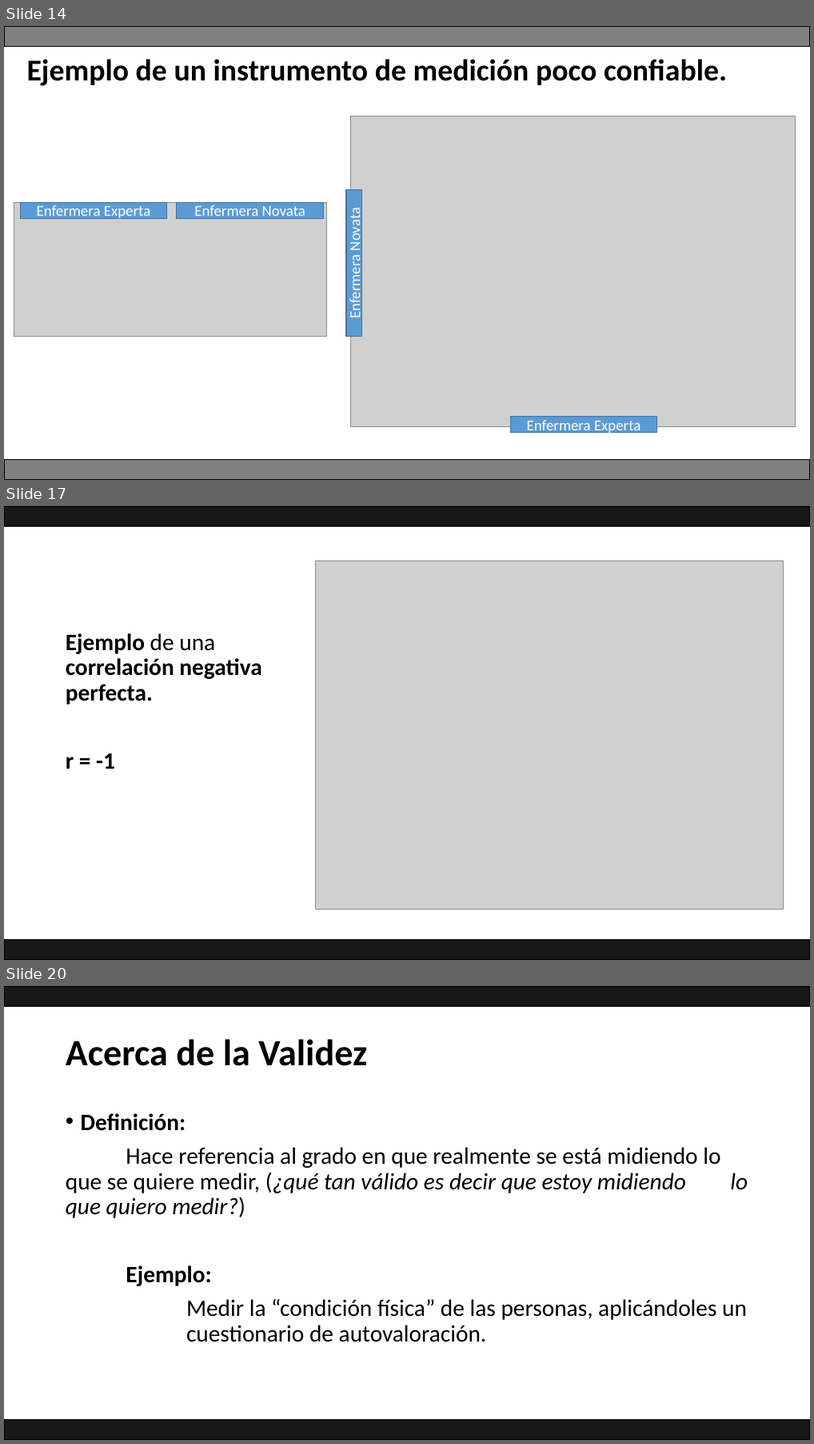
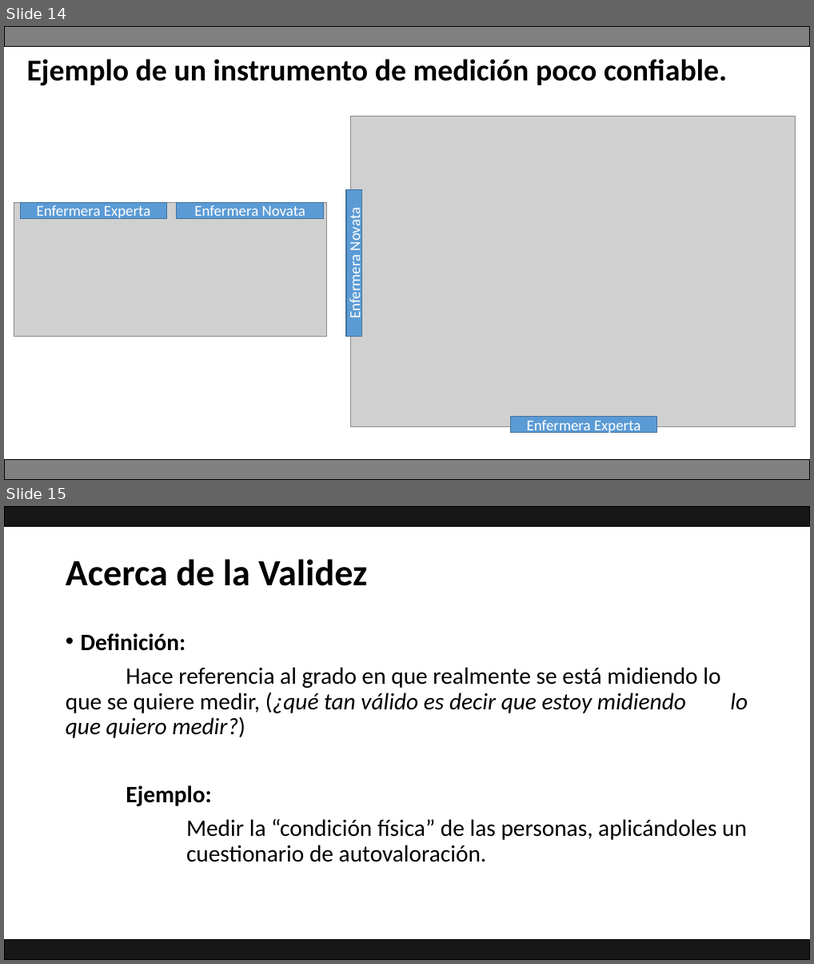
Before and after one commit to Adrifelcha/afchavez-019, a slide deck: JeanPiaget/2019-2020/Cuarentena/Cuarto - Clases Remotas/Zoom2-Recolección-LecturaDatos.pptx. Shown one above the other, each under a label of ours: slides 14, 17 and 20 before the commit, slides 14 and 15 after it; the slides between them are not shown. The pictures are 814x1444 and 814x964 pixels, drawn with LibreOffice and Linux fonts; fonts in the diff are those of the drawing; grey boxes stand for pictures. Boxes give left, top, right and bottom in pixels: in the first picture for what was removed or moved away, otherwise in the second. Text is boxed around its words. In the diff, an @@ line names an element or a change of style, - is before the commit and + after.

```diff
--- a/JeanPiaget/2019-2020/Cuarentena/Cuarto - Clases Remotas/Zoom2-Recolección-LecturaDatos.pptx
+++ b/JeanPiaget/2019-2020/Cuarentena/Cuarto - Clases Remotas/Zoom2-Recolección-LecturaDatos.pptx
@@ slide 17 removed at [4, 506, 810, 960], background #FFFFFF @@
@@ rectangle removed at [4, 506, 810, 526] @@
@@ picture removed at [315, 561, 784, 909] @@
@@ text removed at [66, 633, 262, 768] @@
-Ejemplo de una correlación negativa perfecta.
-r = -1
@@ rectangle removed at [4, 940, 810, 960] @@
@@ what was slide 20 is now slide 15 @@
```
Also in this commit, not shown: 4 slides changed, 1 slide added, 49 other slides removed, 7 other files.
